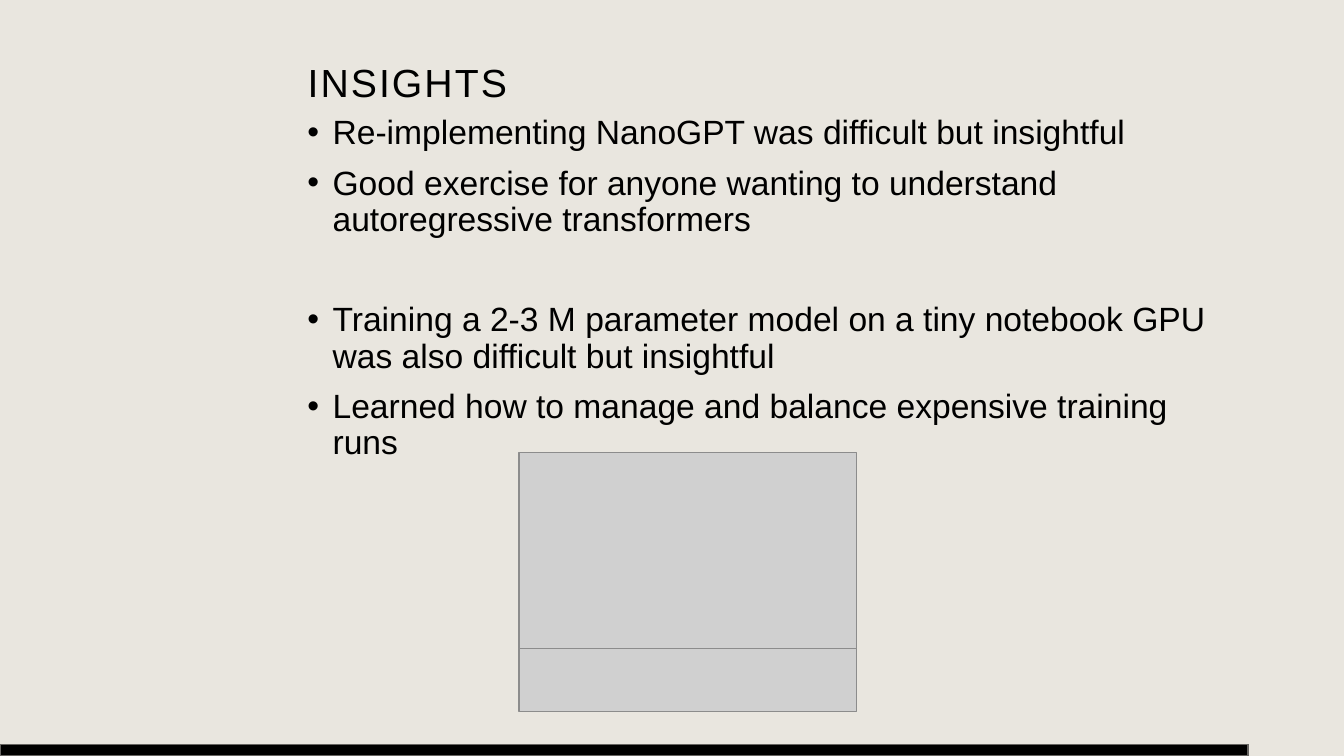
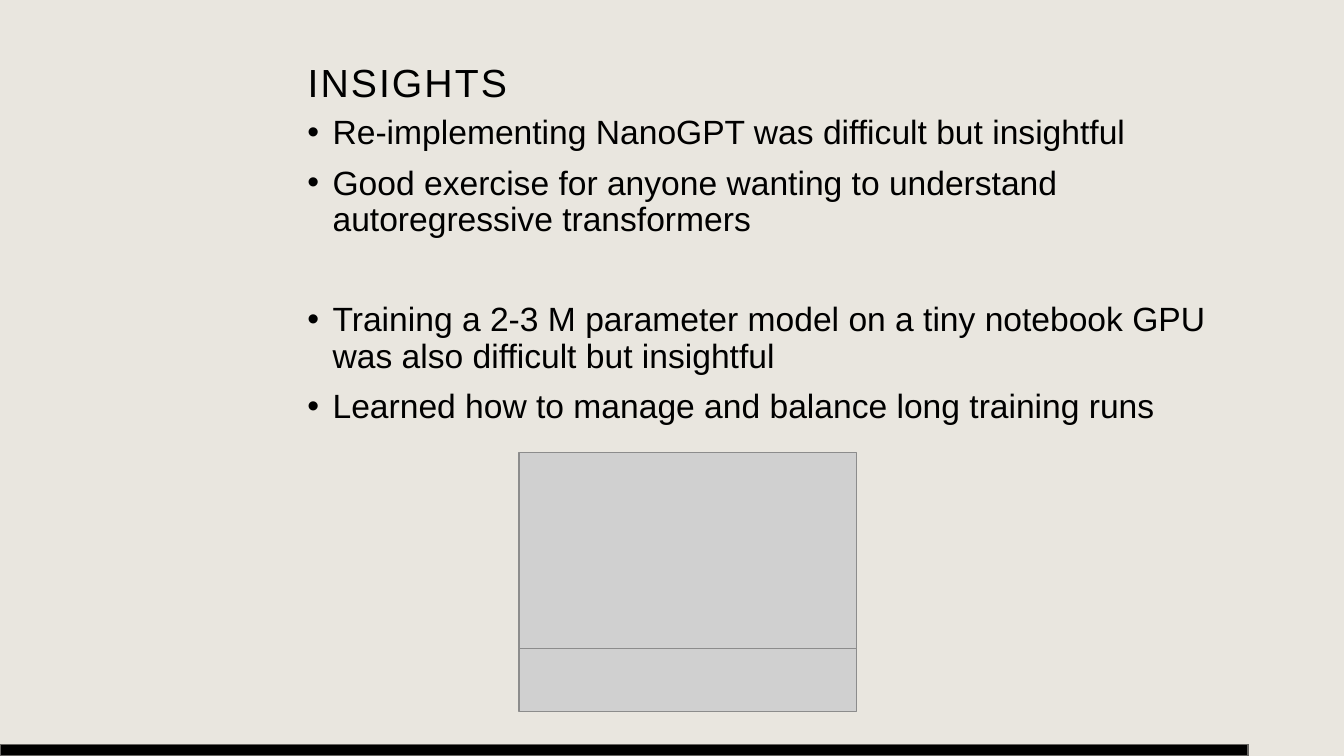
Before and after one commit to p0017/11918494_nanoGPTQ, a slide deck: slide 12 of report/presentation_without_macros.pptx (slide 13 before the commit). Drawn at 1344x756 pixels with LibreOffice and Linux fonts; fonts in the diff are those of the drawing; grey boxes stand for pictures; background and template pictures are left out. Boxes give left, top, right and bottom in pixels: in the first picture for what was removed or moved away, otherwise in the second. Text is boxed around its words. In the diff, an @@ line names an element or a change of style, - is before the commit and + after.

Commit message:
Minor fixes to text

```diff
--- a/report/presentation_without_macros.pptx
+++ b/report/presentation_without_macros.pptx
@@ text at (333,393,1154,425): text changed @@
-• Learned how to manage and balance expensive training runs
+• Learned how to manage and balance long training runs
```
Also in this commit, not shown: 6 other slides changed, 1 slide removed.
